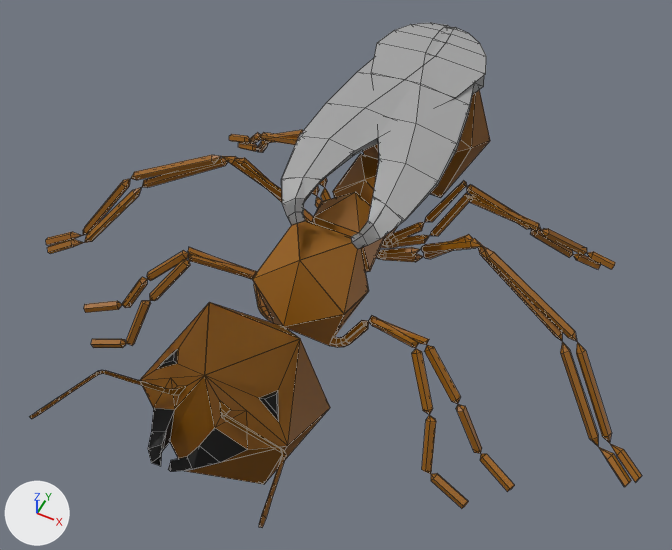
Before and after pictures for a commit that changed the Blender file mathCheese/Assets/Resources/Meshes/Mesh Masters/antQueen.blend.
Both versions are drawn from a 50 mm lens placed at (3.37, -7.04, 9.25), pointed at (0.13, -0.55, 1.14). Arrows for +X, +Y and +Z are at lower left; the lights stay in place. Mesh edges are drawn as thin lines.

In view in the first picture: 'Ant'.
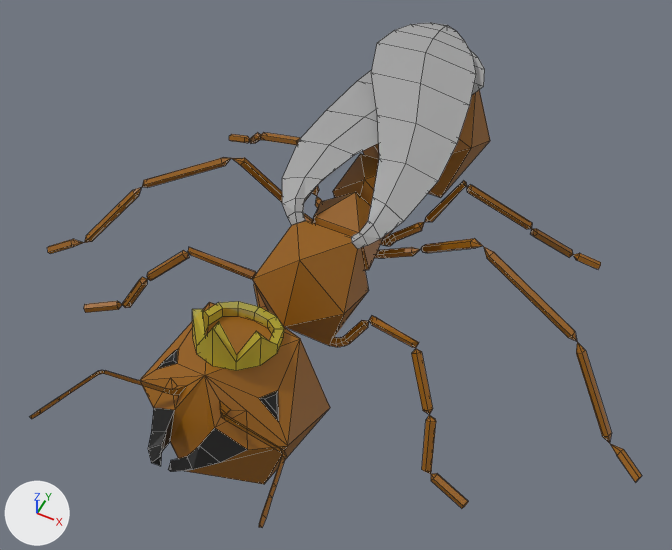
The newer file is also turned or shifted as a whole; pictures and numbers use the older file's frame.

Location of each change, [x1, y1, x2, y2] in pixels of the pictures (672 x 550 px):
'Ant', reshaped, modifiers changed: [30, 23, 642, 528] in both
part 1 of me_icosphere_000, added (yellow): after [192, 301, 284, 371]

What changed in the scene script:
```text
Add mat_gold:
    mat_gold = principled_material('Gold')
    mat_gold.base_color = (0.761, 0.667, 0.0579)  # yellow #e2d544
    mat_gold.metallic = 0.463
    mat_gold.roughness = 0.338
    mat_gold.alpha = 0.562
Change me_icosphere_000:
    used by ob_ant; location = (0.0, 0.0, 0.0)
    remove me_icosphere_000.from_pydata(...)  # 688 vertices, 803 faces; spans x -3.97..4.06, y -4.09..3.28, z 0.01..2.36
    add me_icosphere_000.from_pydata(...)  # 736 vertices, 851 faces; spans x -3.97..4.06, y -4.09..3.28, z 0.01..2.6
    me_icosphere_000 part 1: a new loose piece of 48 vertices spanning x -0.43..0.43, y -2.88..-2.0, z 1.94..2.6, in mat_gold (yellow #e2d544)
    add me_icosphere_000.materials.append(mat_gold)  # yellow #e2d544
Change ob_ant:
    remove _m = ob_ant.modifiers.new('Mirror', 'MIRROR')
```
